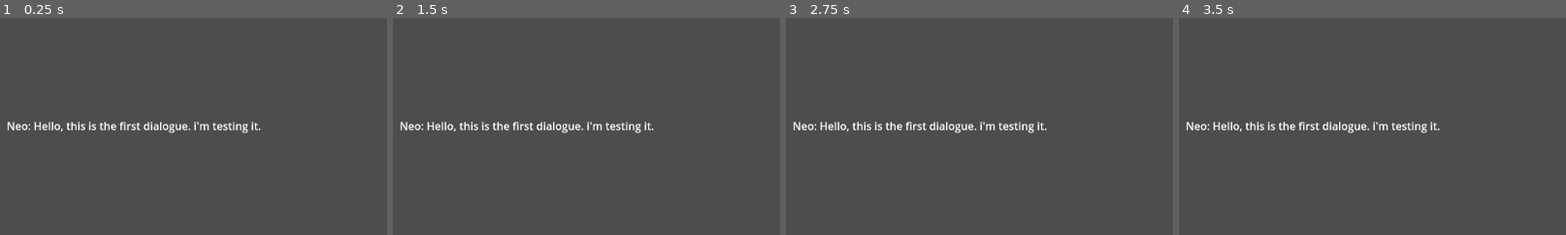
Above: before the commit, frames 1-4 (left to right).
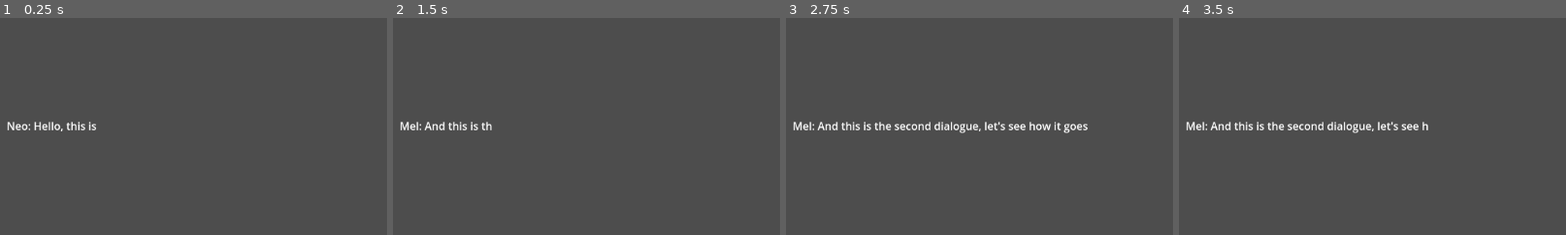
Above: after the commit, the same moments.

Repository: LuisGarrillo/Neo-Mel-vn
Game: Godot game, scene res://scenes/frames/scene_frame.tscn
The game is run twice, just before and just after one commit, with the same random seed, the same clock (stepped at 60 frames per second) and the same inputs. This scene is started directly instead of the project's main scene.
Inputs:
- Up to frame 1 (0.25 s): no input
- Up to frame 2 (1.5 s): tap Enter at 0.5 s; tap Space (accept) at 0.6, 1.25, 1.35 s
- Up to frame 3 (2.75 s): tap Space (accept) at 2, 2.1 s
- Up to frame 4 (3.5 s): tap Space (accept) at 2.75, 2.85 s
The pictures show only the part of the screen within x 0-50%, y 45-95%; the shares and areas given below are measured in that part.

The runs differ from the first frame. In frame 1, 0.9% of the frame differs, in the area x 25-68%, y 47-54%; in frame 2, 1.4%; in frame 3, 1.8%, in the area x 2-78%, y 47-54%; in frame 4, 1.6%.
Error after the commit: Invalid access of index '3' on a base object of type: 'Array'. (res://scripts/managers/dialogue_manager.gd:41)

Commit message:
Make dialogues appear progressively

Diff:
--- a/scripts/managers/dialogue_manager.gd
+++ b/scripts/managers/dialogue_manager.gd
@@ -3,18 +3,61 @@
 @onready var text_box: Control = $"../TextBox"
 
 @onready var data : Dictionary
-var day = 1
-var scene = 1
+signal emotion
+
+var day: int = 1
+var scene: int = 1
+var scene_index: int = 0
+var scene_lenght: int = 0
+
+var event
+
+var dialogue_finished: bool = false
+var dialogue_index: int = 0
+var dialogue_lenght: int = 0
+var dialogue_delta_counter: float = 0
+var dialogue_content : String  = ""
 
 # Called when the node enters the scene tree for the first time.
 func _ready() -> void:
 	var sl = SceneLoader.new()
 	data = sl.get_scene_data(day, scene)
-	print("hola")
+	scene_lenght = len(data["sequence"])
+	manage_scene()
 
+func _process(_delta: float) -> void:
+	get_input()
+	manage_dialogue_text()
 
-# Called every frame. 'delta' is the elapsed time since the previous frame.
-func _process(delta: float) -> void:
-	text_box.set_actor(data["actors"][data["sequence"][0]["actor"]])
-	text_box.set_content(data["sequence"][0]["content"])
+func get_input():
+	if Input.is_action_just_pressed("accept") and dialogue_finished:
+		dialogue_content = ""
+		dialogue_index = 0
+		scene_index += 1
+		dialogue_finished = false
+		manage_scene()
+
+func manage_scene():
+	event = data["sequence"][scene_index]
+	if event["action"] == "d":
+			text_box.set_actor(data["actors"][event["actor"]])
+			dialogue_lenght = len(event["content"])
+			print(event["content"])
+	elif event["action"] == "e":
+		emotion.emit()
+		scene_index +=1
+		manage_scene()
+
+func manage_dialogue_text():
+	if dialogue_finished:
+		return
+
+	dialogue_content += event["content"][dialogue_index]
+	dialogue_index += 1
+
+	if dialogue_index == dialogue_lenght - 1:
+		dialogue_finished = true
+		print("can advance")
+
+	text_box.set_content(dialogue_content)
 	text_box.display_text()
